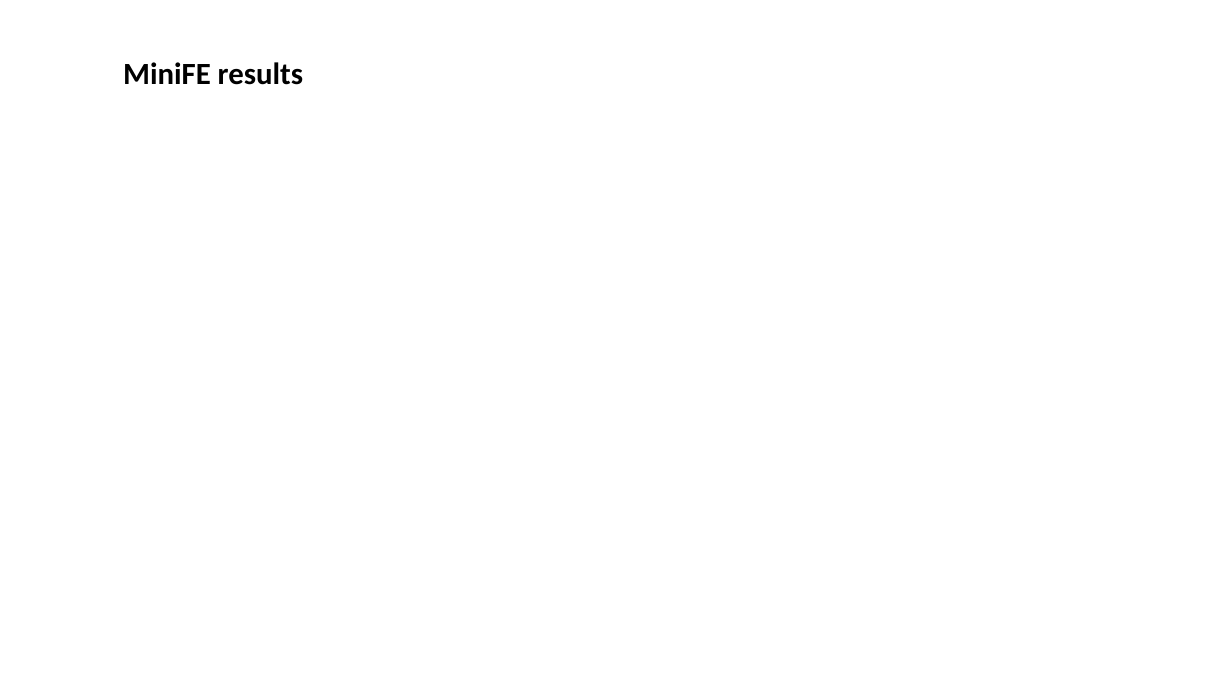
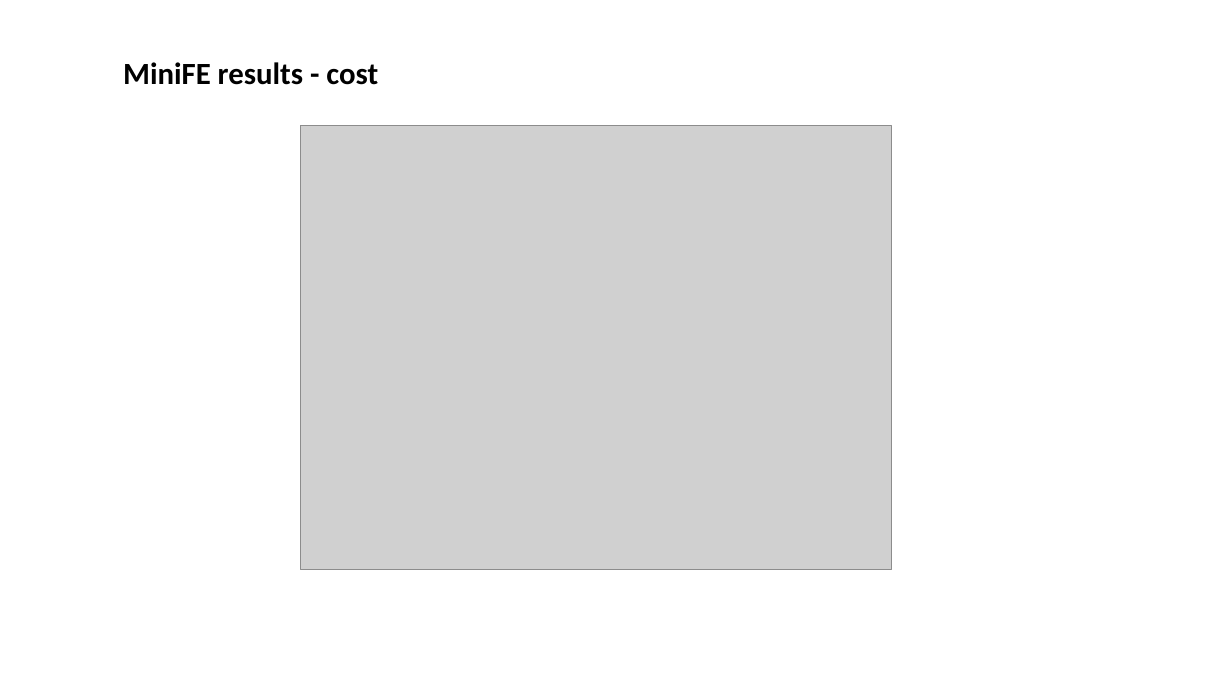
Before and after one commit to extra-p/extrap-gpr, a slide deck: slide 13 of Results.pptx (slide 12 before the commit). Drawn at 1232x693 pixels with LibreOffice and Linux fonts; fonts in the diff are those of the drawing; grey boxes stand for pictures. Boxes give left, top, right and bottom in pixels: in the first picture for what was removed or moved away, otherwise in the second. Text is boxed around its words. In the diff, an @@ line names an element or a change of style, - is before the commit and + after.

```diff
--- a/Results.pptx
+++ b/Results.pptx
@@ text at <box>123,62,378,85</box>: text changed @@
-MiniFE results
+MiniFE results - cost
@@ picture added at <box>300,126,892,569</box> @@
```
Also in this commit, not shown: 4 other slides changed, 4 slides added, 3 slides removed.
